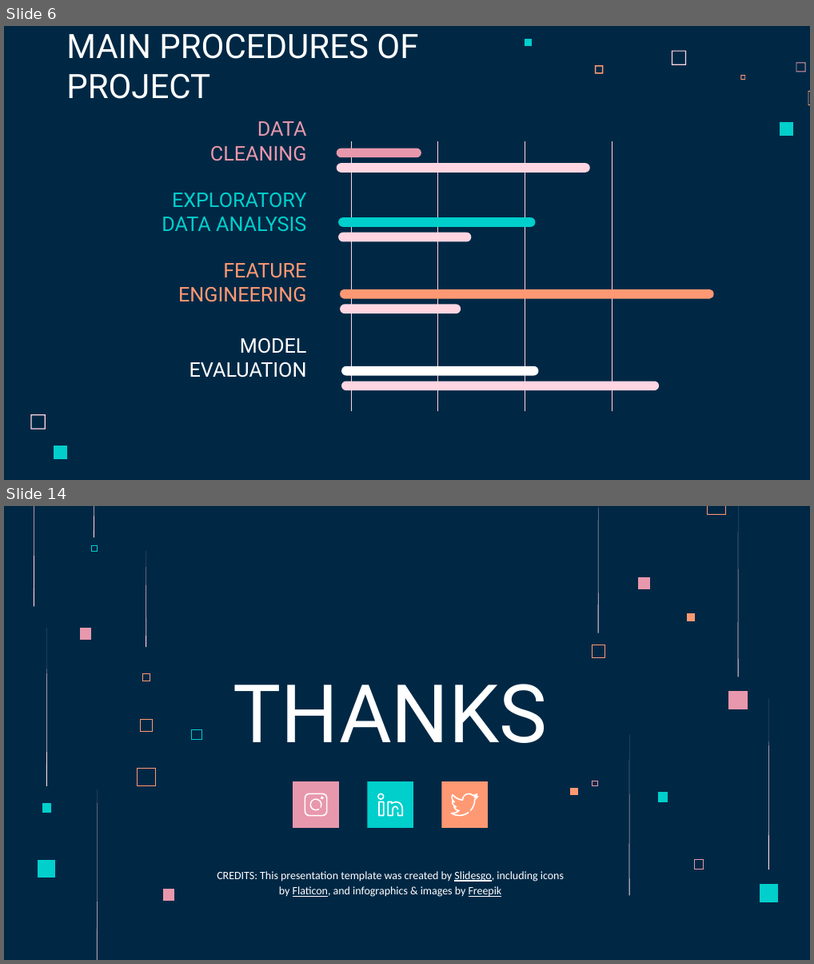
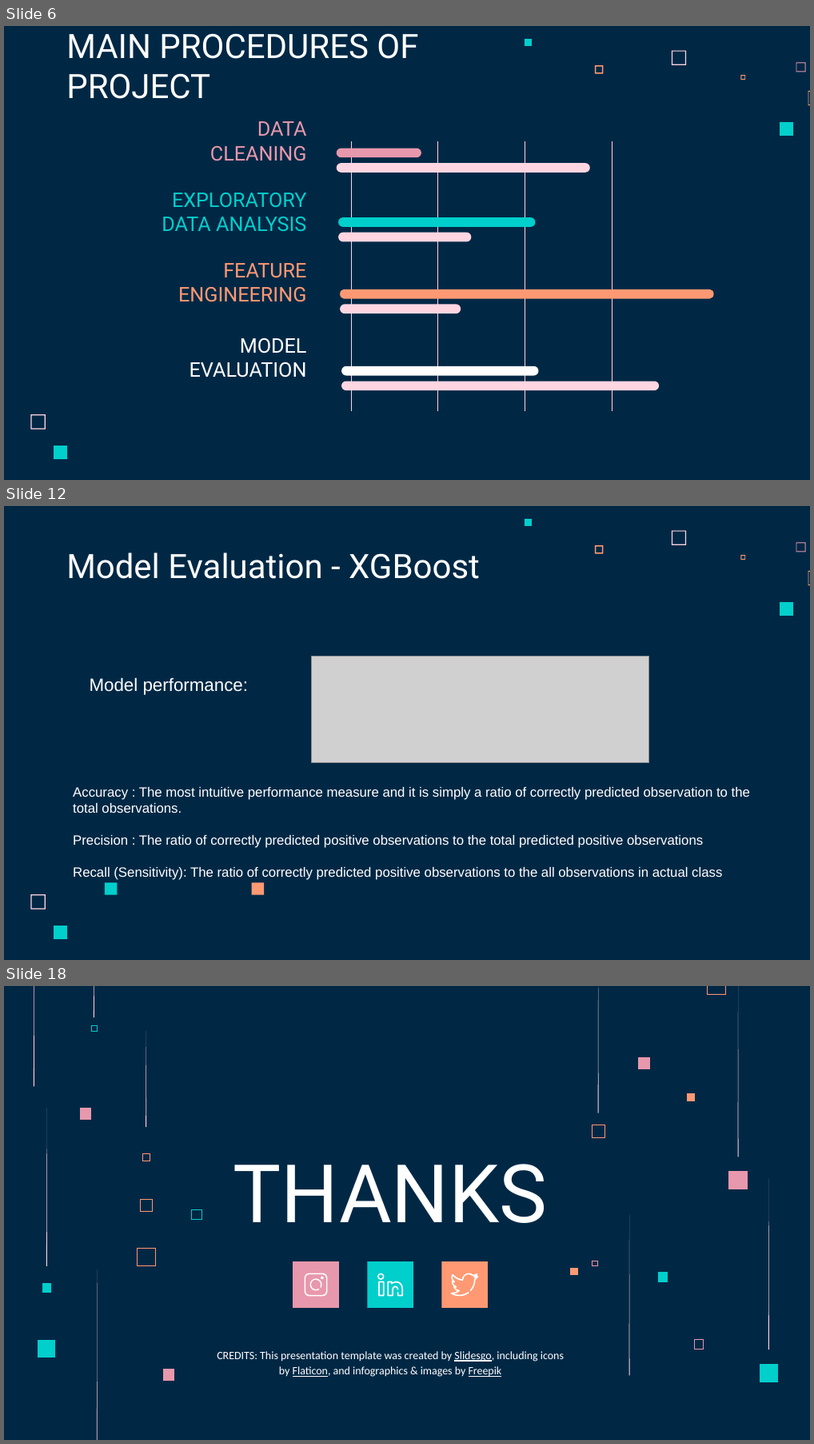
Before and after one commit to jakeye25/datascience, a slide deck: BCG case/Capstone Project Presentation.pptx. Shown one above the other, each under a label of ours: slides 6 and 14 before the commit, slides 6, 12 and 18 after it; the slides between them are not shown. The pictures are 814x964 and 814x1444 pixels, drawn with LibreOffice and Linux fonts; fonts in the diff are those of the drawing; grey boxes stand for pictures. Boxes give left, top, right and bottom in pixels: in the first picture for what was removed or moved away, otherwise in the second. Text is boxed around its words. In the diff, an @@ line names an element or a change of style, - is before the commit and + after.

```diff
--- a/BCG case/Capstone Project Presentation.pptx
+++ b/BCG case/Capstone Project Presentation.pptx
@@ slide 12 added at <box>4,506,810,960</box>, background #002845; not listed: 9 template elements that a slide beside it also shows @@
@@ title added at <box>66,552,480,579</box>, 30 pt, text #FFFFFF @@
+Model Evaluation - XGBoost
@@ picture added at <box>311,656,649,763</box> @@
@@ text added at <box>90,677,249,695</box>, 16 pt, text #FFFFFF @@
+Model performance:
@@ text added at <box>73,787,750,880</box>, 12 pt, text #FFFFFF @@
+Accuracy : The most intuitive performance measure and it is simply a ratio of correctly predicted observation to the total observations.
+Precision : The ratio of correctly predicted positive observations to the total predicted positive observations
+Recall (Sensitivity): The ratio of correctly predicted positive observations to the all observations in actual class
@@ rectangle added at <box>105,883,117,895</box>, fill #00CFCC @@
@@ rectangle added at <box>251,883,264,895</box>, fill #FF9973 @@
@@ what was slide 14 is now slide 18 @@
```
Also in this commit, not shown: 7 slides changed, 4 other slides added, 1 slide removed.
